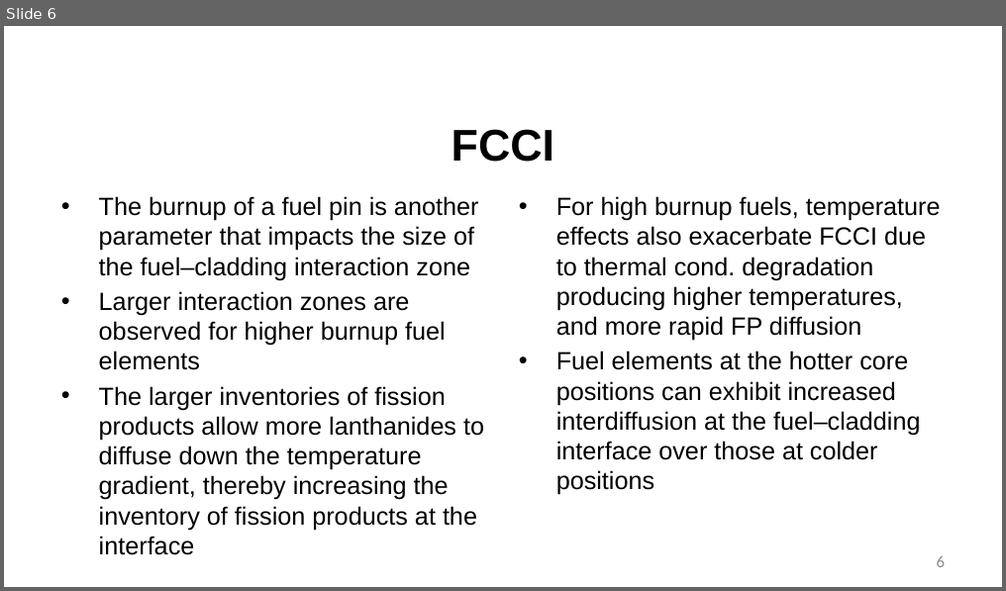
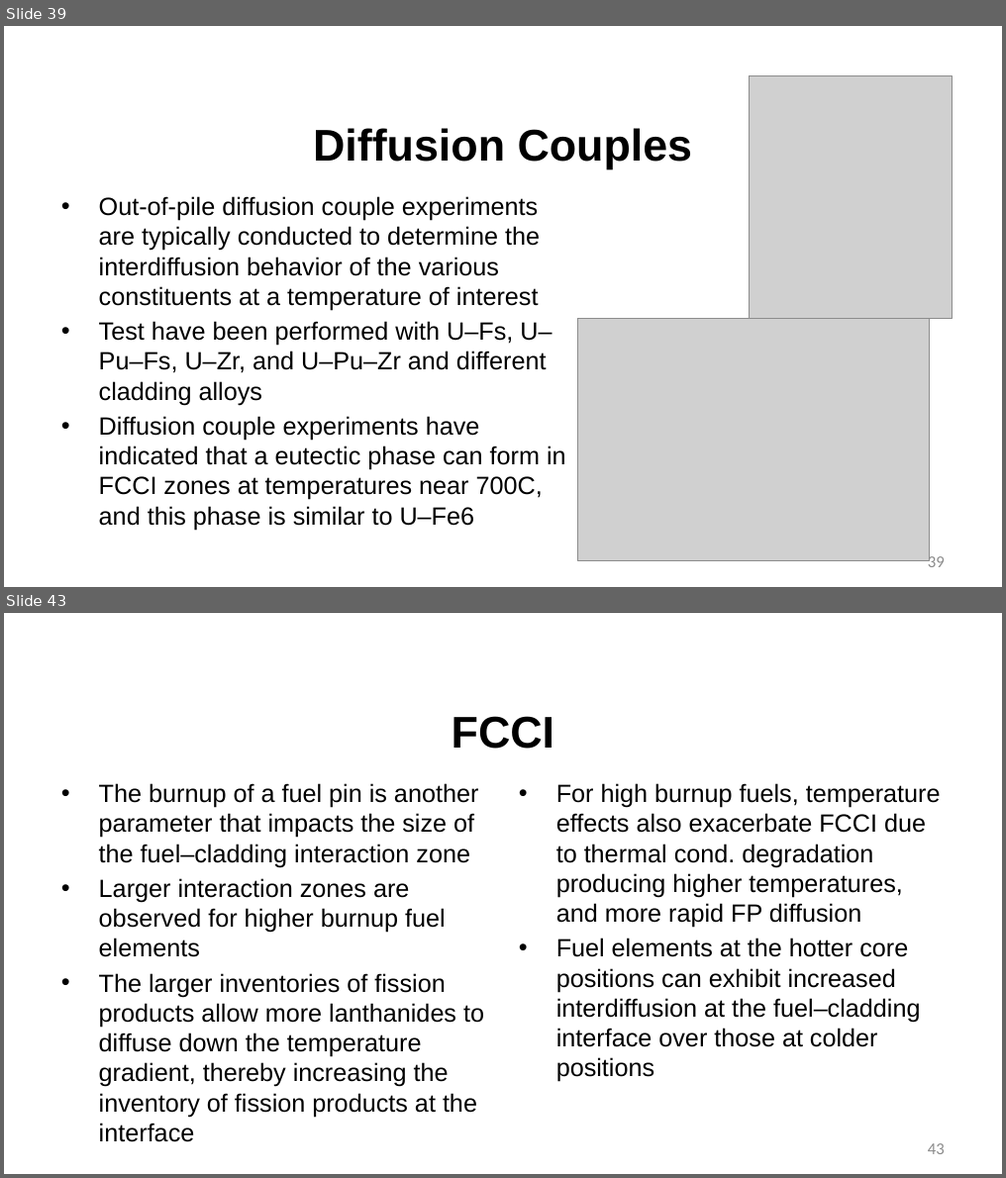
Before and after one commit to benbeeler/TEACHING, a slide deck: Advanced Reactor Materials/Fall2025/Lec9_SFRs.pptx. Shown one above the other, each under a label of ours: slide 6 before the commit, slides 39 and 43 after it; the slides between them are not shown. The pictures are 1006x591 and 1006x1178 pixels, drawn with LibreOffice and Linux fonts; fonts in the diff are those of the drawing; grey boxes stand for pictures; background and template pictures are left out. Boxes give left, top, right and bottom in pixels: in the first picture for what was removed or moved away, otherwise in the second. Text is boxed around its words. In the diff, an @@ line names an element or a change of style, - is before the commit and + after.

```diff
--- a/Advanced Reactor Materials/Fall2025/Lec9_SFRs.pptx
+++ b/Advanced Reactor Materials/Fall2025/Lec9_SFRs.pptx
@@ slide 39 added at <box>4,26,1002,587</box>, background #FFFFFF @@
@@ picture added at <box>748,76,952,319</box> @@
@@ title added at <box>313,128,693,170</box>, 42.7 pt, text #000000, bold @@
+Diffusion Couples
@@ text added at <box>99,196,566,530</box>, 24 pt, text #000000 @@
+• Out-of-pile diffusion couple experiments are typically conducted to determine the interdiffusion behavior of the various constituents at a temperature of interest
+• Test have been performed with U–Fs, U–Pu–Fs, U–Zr, and U–Pu–Zr and different cladding alloys
+• Diffusion couple experiments have indicated that a eutectic phase can form in FCCI zones at temperatures near 700C, and this phase is similar to U–Fe6
@@ picture added at <box>578,319,930,562</box> @@
@@ page number added at <box>928,554,944,568</box>, 16 pt, text #8C8C8C @@
+39
@@ what was slide 6 is now slide 43 @@
@@ page number at <box>928,1144,944,1155</box>: text changed @@
-6
+43
```
Also in this commit, not shown: 4 slides changed, 38 other slides added, 30 slides removed, 27 other files.
